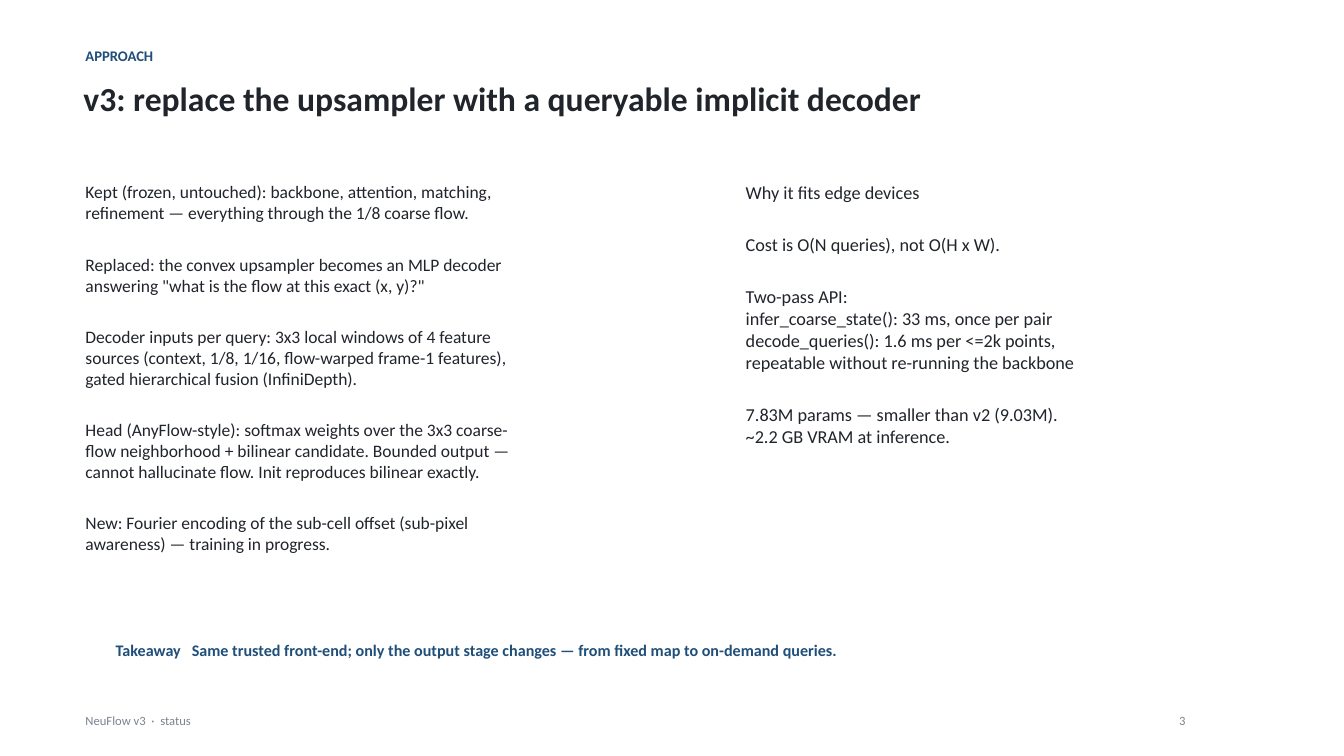
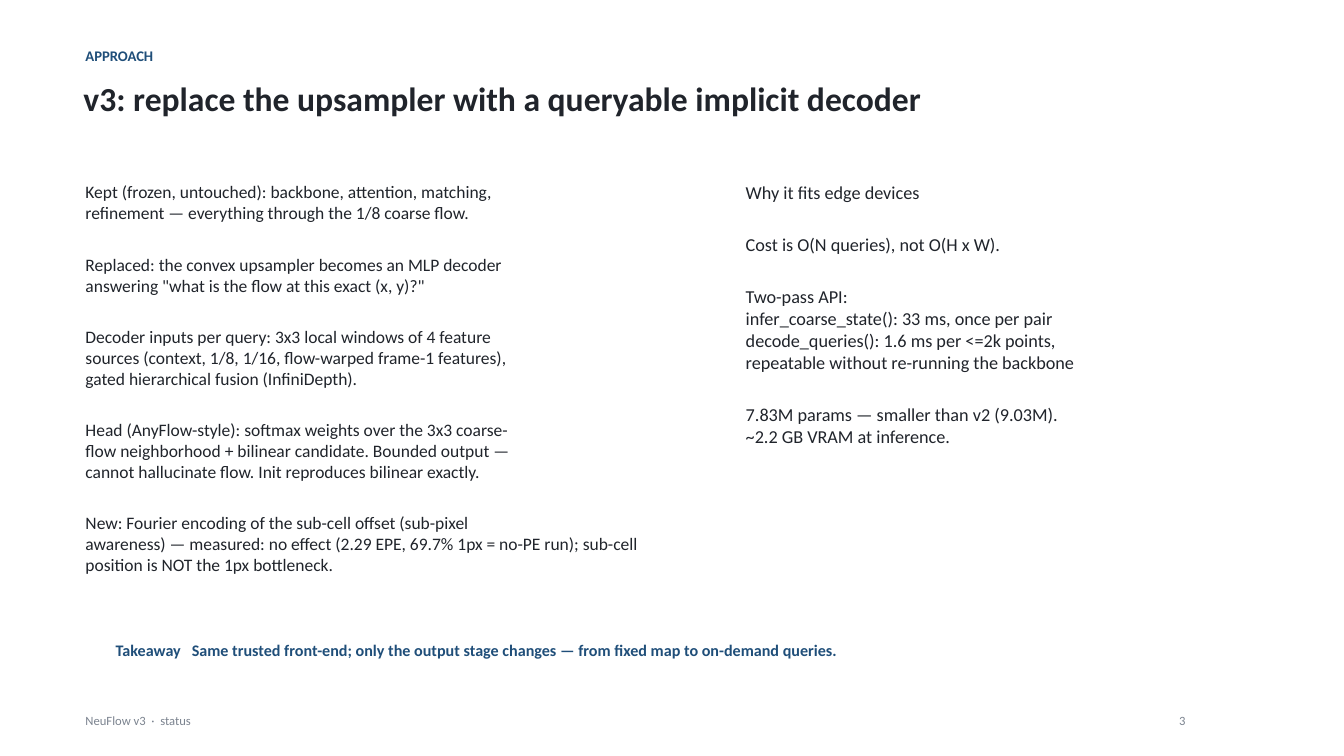
Before and after one commit to shrirag10/Neuflowv3, a slide deck: slide 3 of docs/NeuFlow_v3_status.pptx. Drawn at 1344x756 pixels with LibreOffice and Linux fonts; fonts in the diff are those of the drawing. Boxes give left, top, right and bottom in pixels: in the first picture for what was removed or moved away, otherwise in the second. Text is boxed around its words. In the diff, an @@ line names an element or a change of style, - is before the commit and + after.

```diff
--- a/docs/NeuFlow_v3_status.pptx
+++ b/docs/NeuFlow_v3_status.pptx
@@ text at bbox=[85, 537, 638, 574]: text changed @@
-awareness) — training in progress.
+awareness) — measured: no effect (2.29 EPE, 69.7% 1px = no-PE run); sub-cell position is NOT the 1px bottleneck.
```
Also in this commit, not shown: 2 other slides changed, 3 other files.
